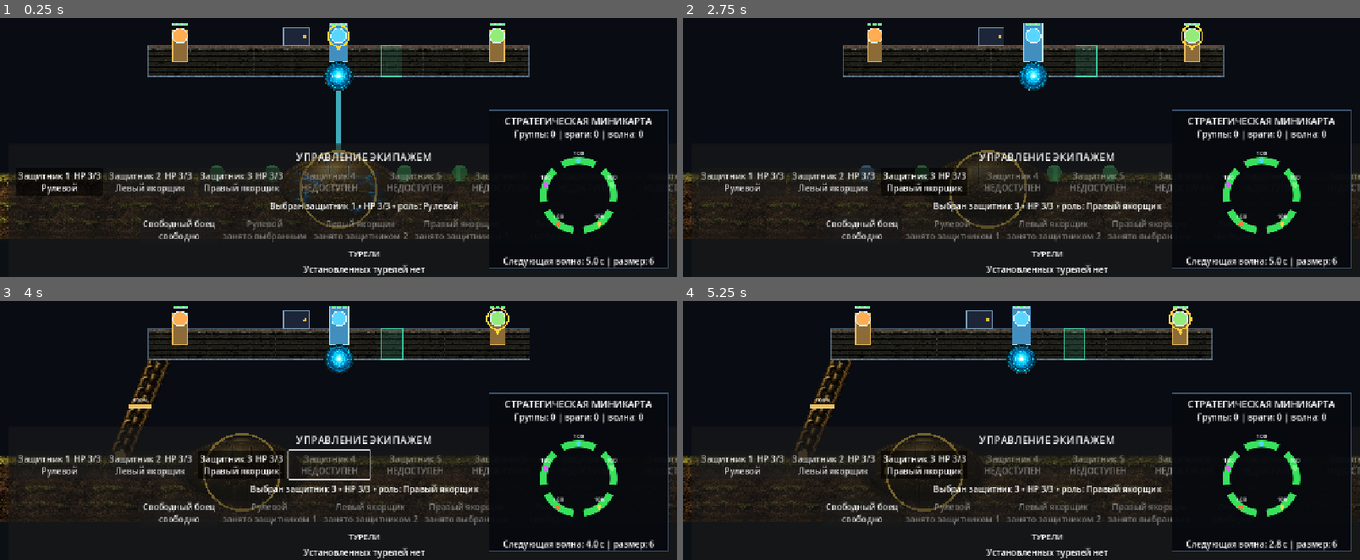
Above: before the commit, frames 1-4 (two rows, left to right).
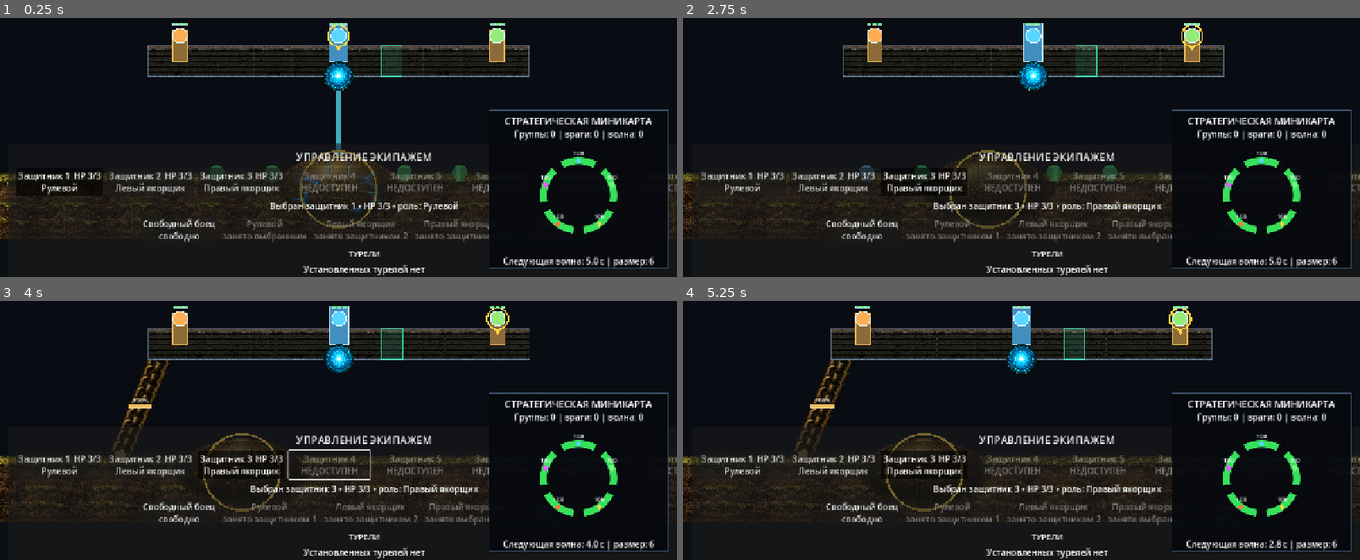
Above: after the commit, the same moments.

Repository: bageus/GloryProtect
Game: Godot game, scene res://scenes/game/game_root_with_flyers.tscn
Two runs of this game, one before a commit and one after it. Both use one fixed random seed, a clock stepped at 60 frames per second and the inputs below.
Inputs (mouse positions are in pixels of both pictures, inside the frame that each line leads up to):
- Up to frame 1 (0.25 s): no input
- Up to frame 2 (2.75 s): click "Защитник 1 HP 3/3 Рулевой" at 0.5 s; click "Защитник 2 HP 3/3 Левый якорщ…" at 1.25 s; tap Enter (ui_accept) at 2, 2.27 s; move the mouse to (1170, 67) at 2.02 s; hold Right (ui_right) from 2.03 s (still down); tap 1 at 2.1 s; click (1170, 67) at 2.17 s
- Up to frame 3 (4 s): release Right (ui_right) at 2.75 s; drag from (203, 389) to (304, 446) at 2.77 s; move the mouse to (outside the picture) at 3.52 s; hold Right (ui_right) from 3.53 s (still down); tap 3 at 3.6 s
- Up to frame 4 (5.25 s): release Right (ui_right) at 4.25 s; drag from (987, 446) to (818, 311) at 4.27 s; click "Защитник 3 HP 3/3 Правый якор…" at 5 s

The runs differ from the first frame. In frame 1, 0.3% of the frame differs, in the area x 41-46%, y 3-11%; in frame 2, 0.3%; in frame 3, 0.3%; in frame 4, 0.3%.

Commit message:
Replace placeholder replacement door with portal asset

Diff:
--- a/scripts/platform/platform_visual_controller.gd
+++ b/scripts/platform/platform_visual_controller.gd
@@ -47,7 +47,6 @@
 	draw_rect(platform_rect, Color(0.55, 0.69, 0.82, 0.45), false, 2.0)
 	if show_cell_guides:
 		_draw_cells(platform_width)
-	_draw_replacement_door()
 	_draw_driver_post()
 	_draw_anchor_posts(platform_width)
 	_draw_platform_orb()
@@ -85,25 +84,6 @@
 			Color(0.82, 0.9, 0.96, 0.18),
 			1.0
 		)
-
-
-func _draw_replacement_door() -> void:
-	var door_width: float = balance.cell_width * 1.2
-	var door_height: float = 34.0
-	var door_rect := Rect2(
-		Vector2(
-			crew_balance.replacement_door_local_x - door_width * 0.5,
-			-balance.platform_height * 0.5 - door_height
-		),
-		Vector2(door_width, door_height)
-	)
-	draw_rect(door_rect, Color(0.11, 0.15, 0.22), true)
-	draw_rect(door_rect, Color(0.48, 0.61, 0.72), false, 2.0)
-	draw_circle(
-		door_rect.position + Vector2(door_width - 8.0, door_height * 0.5),
-		2.5,
-		Color(0.88, 0.72, 0.3)
-	)
 
 
 func _draw_driver_post() -> void:
